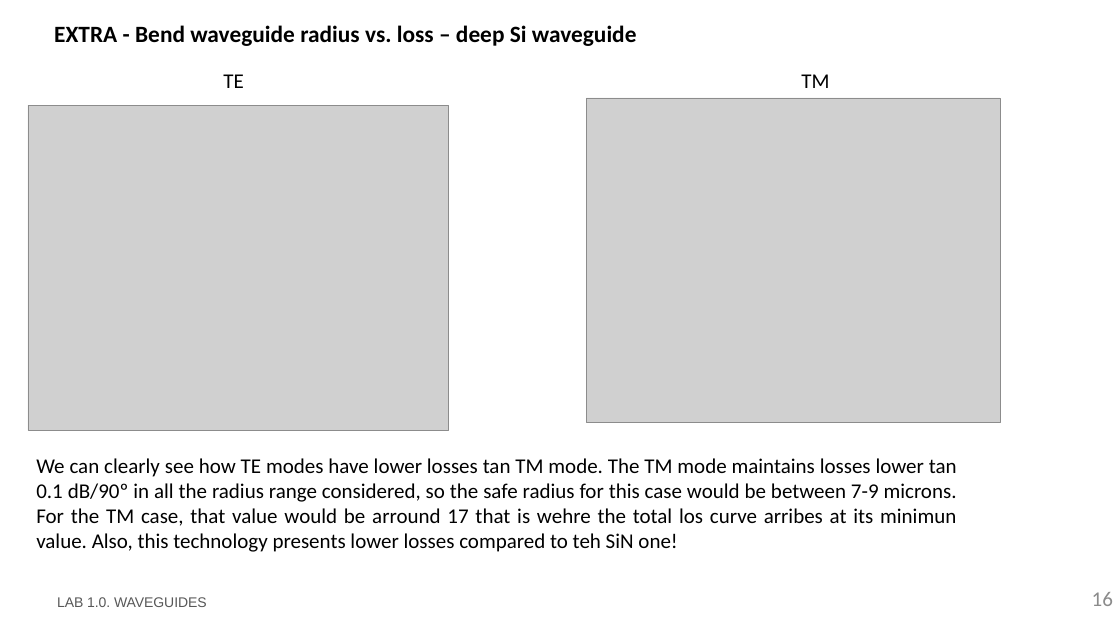
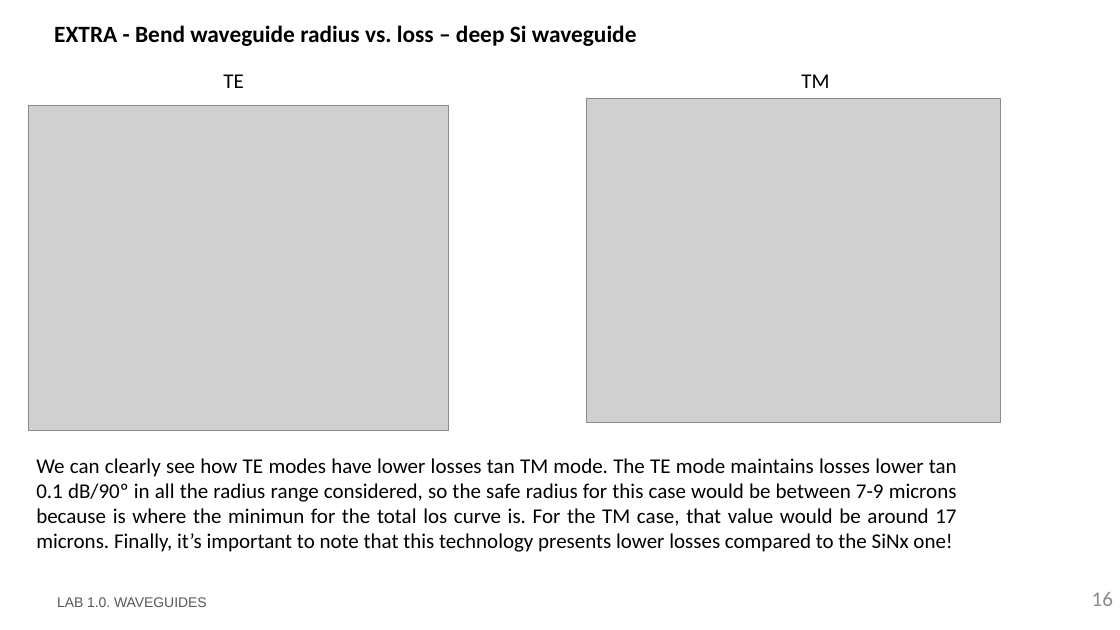
Before and after one commit to DBAEASE/pic-upv-lab1, a slide deck: slide 16 of LabBook_10.pptx. Drawn at 1120x630 pixels with LibreOffice and Linux fonts; fonts in the diff are those of the drawing; grey boxes stand for pictures; background and template pictures are left out. Boxes give left, top, right and bottom in pixels: in the first picture for what was removed or moved away, otherwise in the second. Text is boxed around its words. In the diff, an @@ line names an element or a change of style, - is before the commit and + after.

```diff
--- a/LabBook_10.pptx
+++ b/LabBook_10.pptx
@@ text at (36, 458, 957, 552): text changed @@
-We can clearly see how TE modes have lower losses tan TM mode. The TM mode maintains losses lower tan 0.1 dB/90º in all the radius range considered, so the safe radius for this case would be between 7-9 microns. For the TM case, that value would be arround 17 that is wehre the total los curve arribes at its minimun value. Also, this technology presents lower losses compared to teh SiN one!
+We can clearly see how TE modes have lower losses tan TM mode. The TE mode maintains losses lower tan 0.1 dB/90º in all the radius range considered, so the safe radius for this case would be between 7-9 microns because is where the minimun for the total los curve is. For the TM case, that value would be around 17 microns. Finally, it’s important to note that this technology presents lower losses compared to the SiNx one!
```
Also in this commit, not shown: 8 other slides changed.
